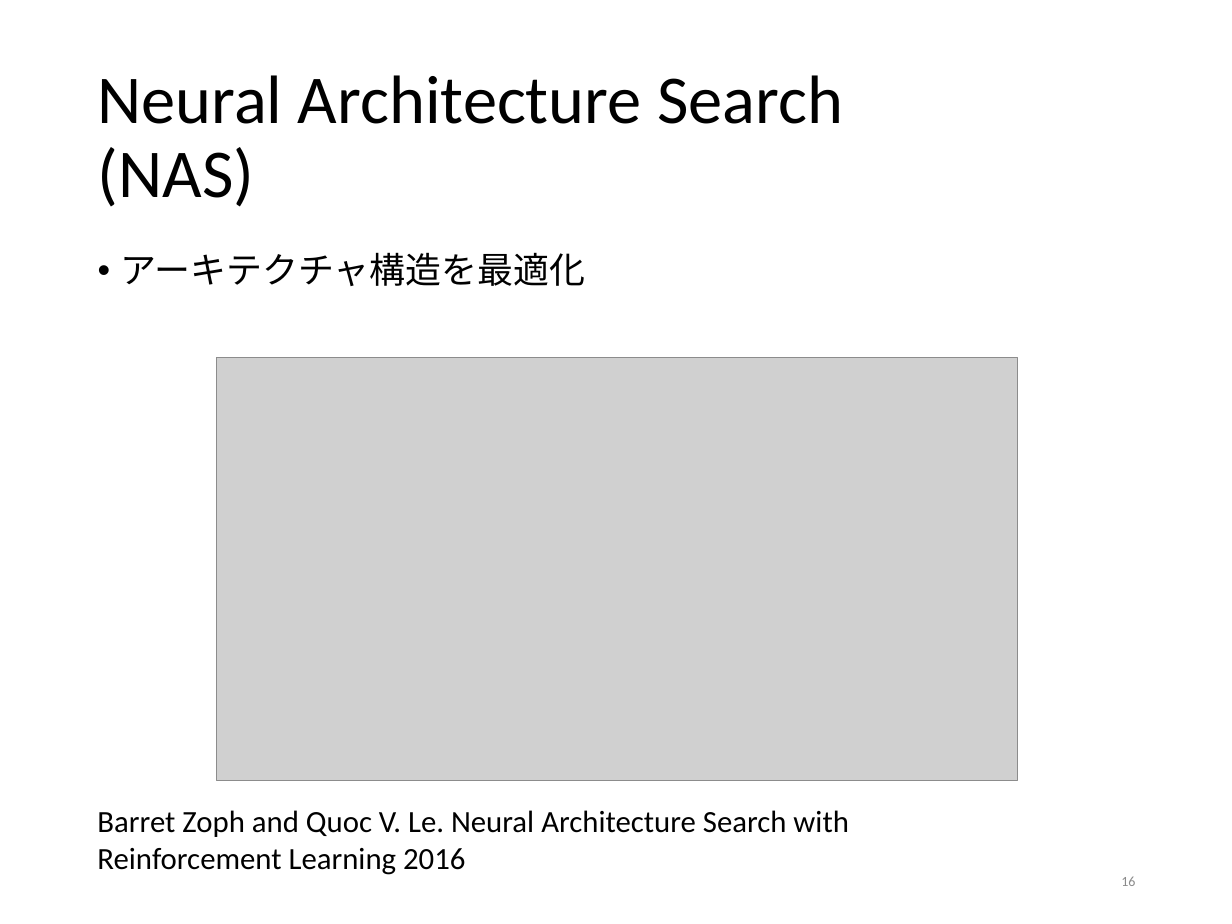
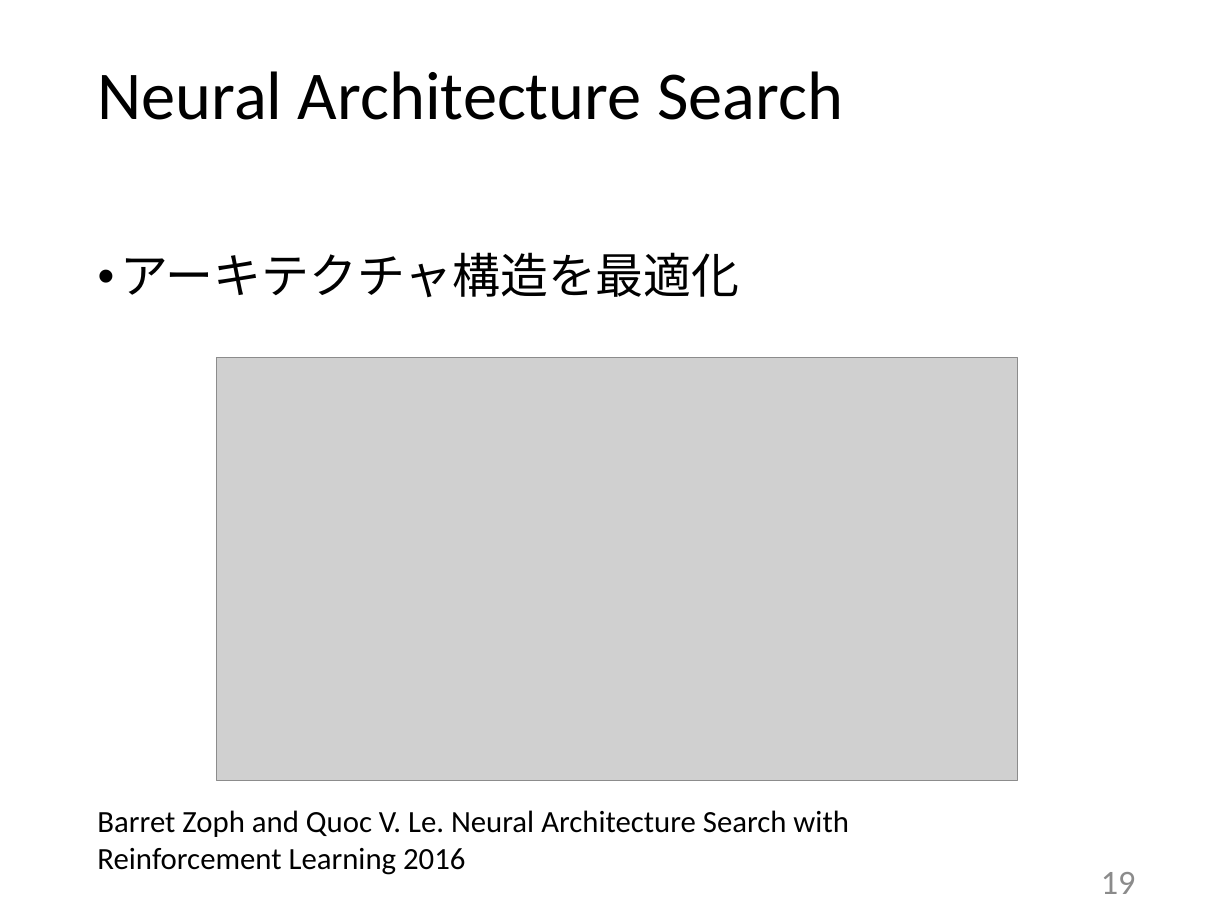
Before and after one commit to tatsuya-sugiyama/WeeklyReport, a slide deck: slide 19 of report/2020前期/2020sugiyama.pptx (slide 16 before the commit). Drawn at 1232x924 pixels with LibreOffice and Linux fonts; fonts in the diff are those of the drawing; grey boxes stand for pictures. Boxes give left, top, right and bottom in pixels: in the first picture for what was removed or moved away, otherwise in the second. Text is boxed around its words. In the diff, an @@ line names an element or a change of style, - is before the commit and + after.

```diff
--- a/report/2020前期/2020sugiyama.pptx
+++ b/report/2020前期/2020sugiyama.pptx
@@ title at (x1=98, y1=71, x2=843, y2=120): text changed @@
-Neural Architecture Search
-(NAS)
+Neural Architecture Search
@@ text "アーキテクチャ構造を最適化" at (x1=121, y1=252, x2=740, y2=297): size 21 to 28 pt @@
@@ page number at (x1=1101, y1=872, x2=1136, y2=894): text changed; size 8.2 to 20 pt @@
-16
+19
```
Also in this commit, not shown: 28 other slides changed, 3 slides added, 3 other files.
